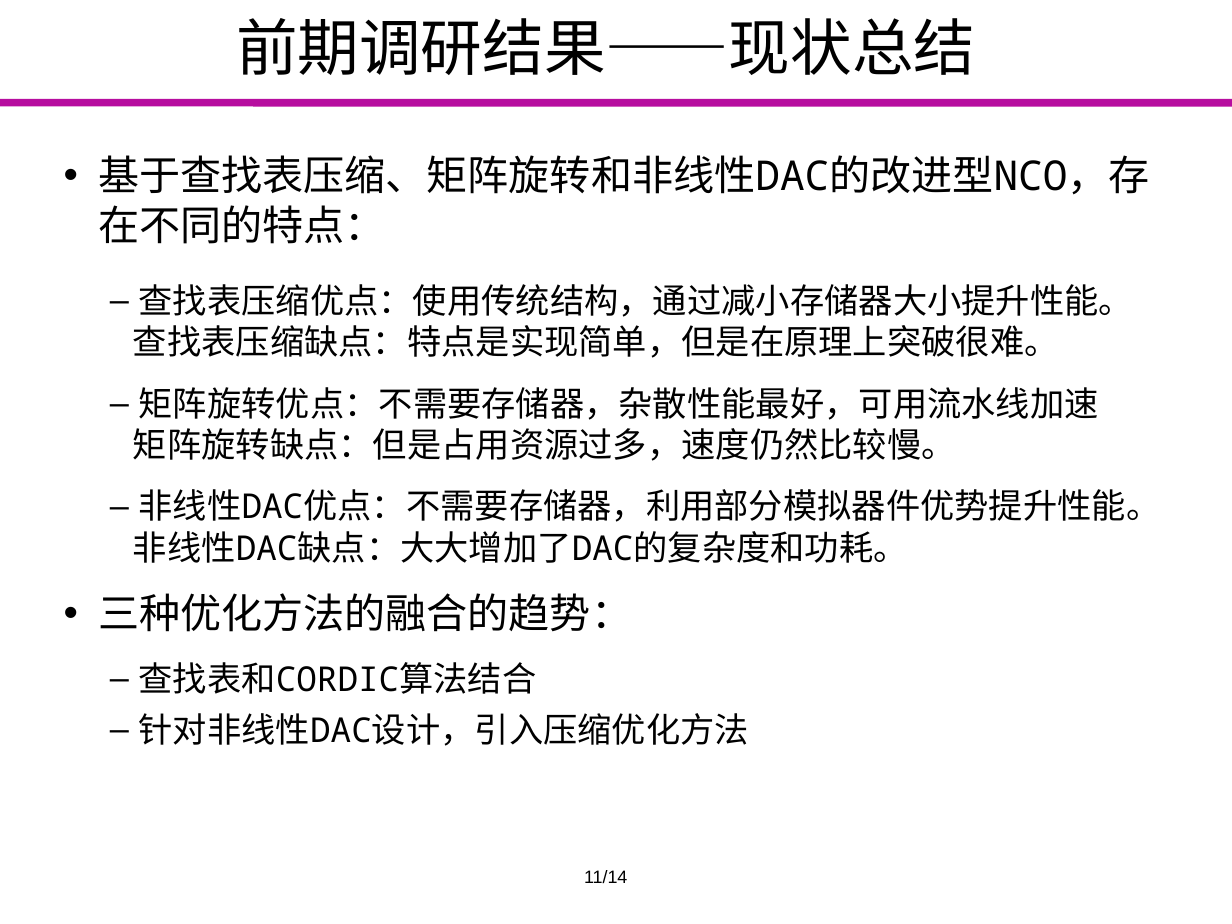
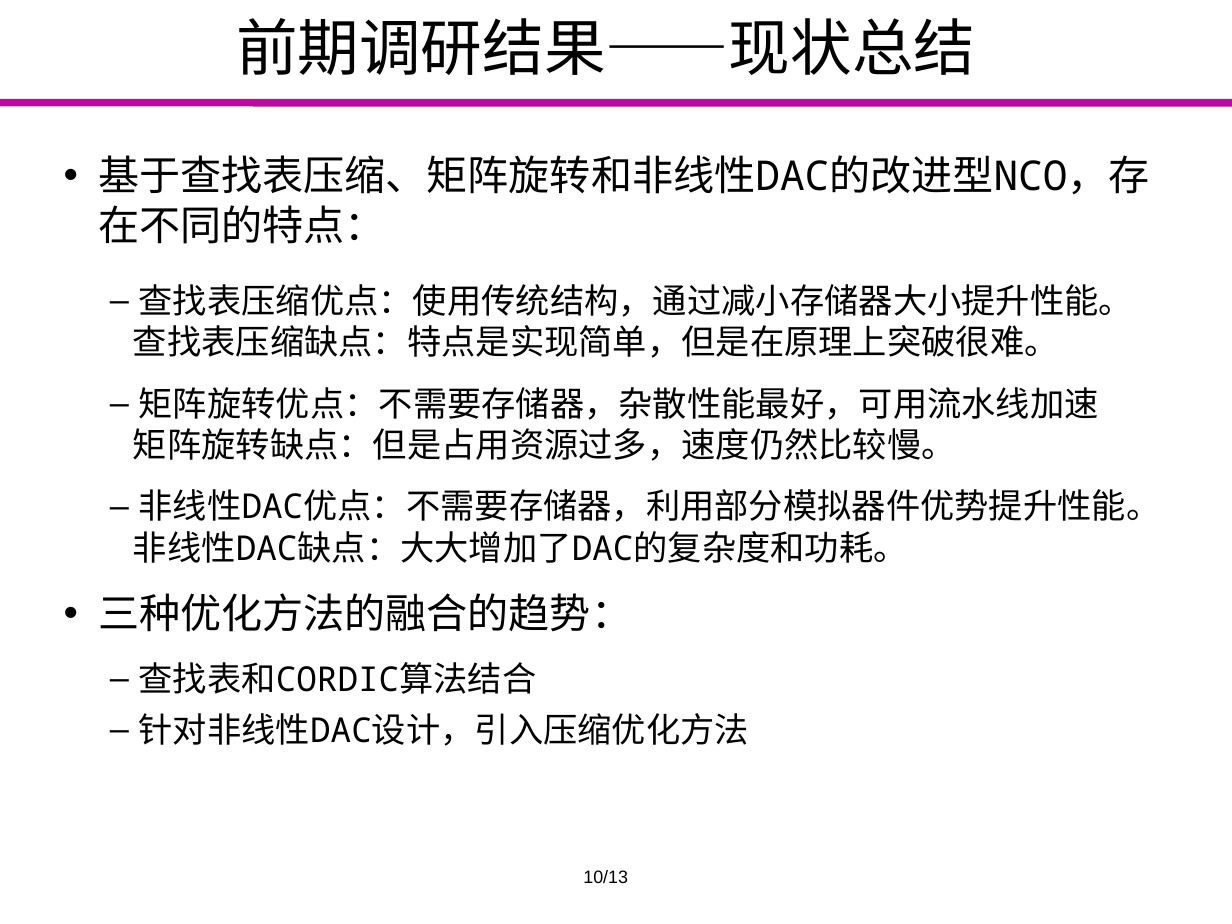
Before and after one commit to Markov2016/kaiti, a slide deck: slide 10 of ppt/yyx_v1.0.pptx (slide 11 before the commit). Drawn at 1232x924 pixels with LibreOffice and Linux fonts; fonts in the diff are those of the drawing; background and template pictures are left out. Boxes give left, top, right and bottom in pixels: in the first picture for what was removed or moved away, otherwise in the second. Text is boxed around its words. In the diff, an @@ line names an element or a change of style, - is before the commit and + after.

```diff
--- a/ppt/yyx_v1.0.pptx
+++ b/ppt/yyx_v1.0.pptx
@@ text at (x1=583, y1=870, x2=628, y2=884): text changed @@
-11/14
+10/13
```
Also in this commit, not shown: 12 other slides changed, 1 slide removed, 1 other file.
